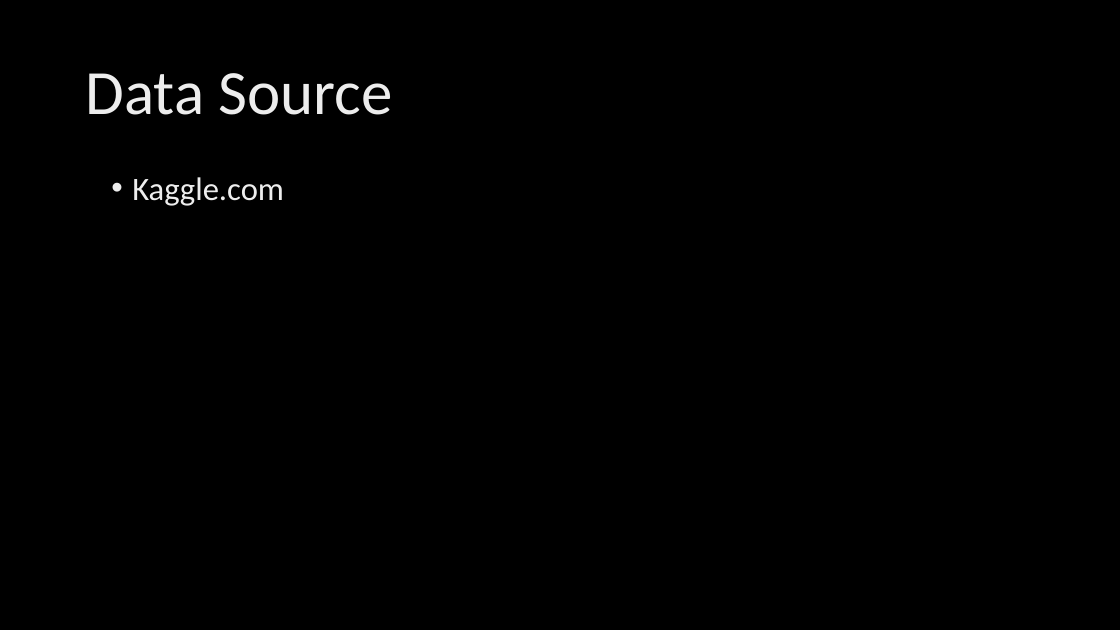
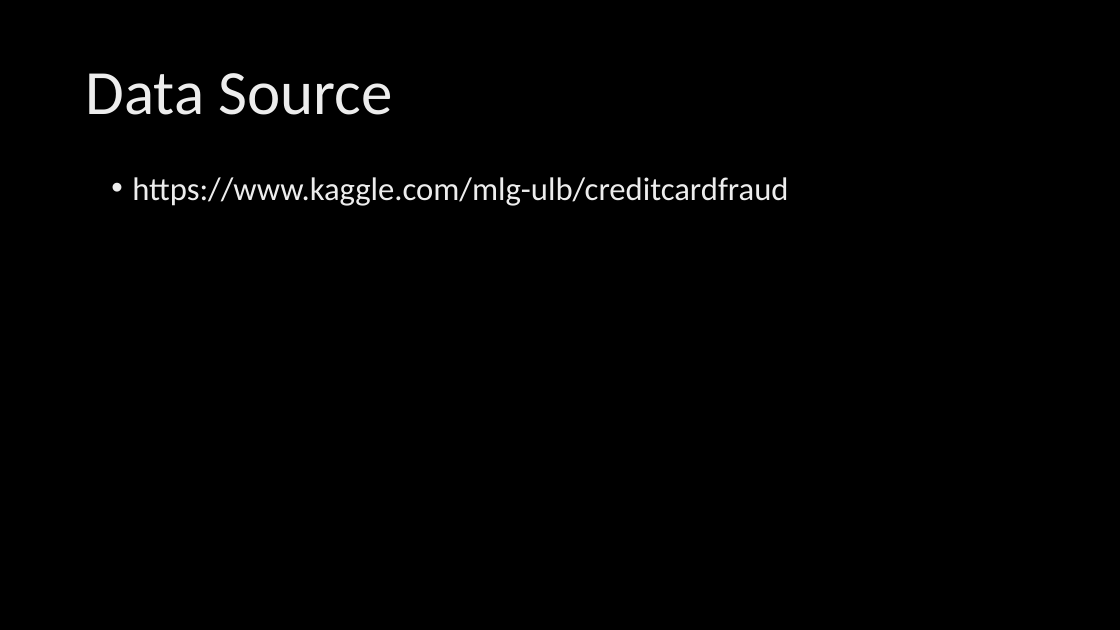
Before and after one commit to anomalydetect/anomalydetect, a slide deck: slide 5 of demo/Anomaly Detection.pptx. Drawn at 1120x630 pixels with LibreOffice and Linux fonts; fonts in the diff are those of the drawing; background and template pictures are left out. Boxes give left, top, right and bottom in pixels: in the first picture for what was removed or moved away, otherwise in the second. Text is boxed around its words. In the diff, an @@ line names an element or a change of style, - is before the commit and + after.

```diff
--- a/demo/Anomaly Detection.pptx
+++ b/demo/Anomaly Detection.pptx
@@ text at box(132, 177, 788, 206): text changed @@
-• Kaggle.com
+• https://www.kaggle.com/mlg-ulb/creditcardfraud
```
Also in this commit, not shown: 2 other slides changed, 6 slides added, 1 slide removed.
